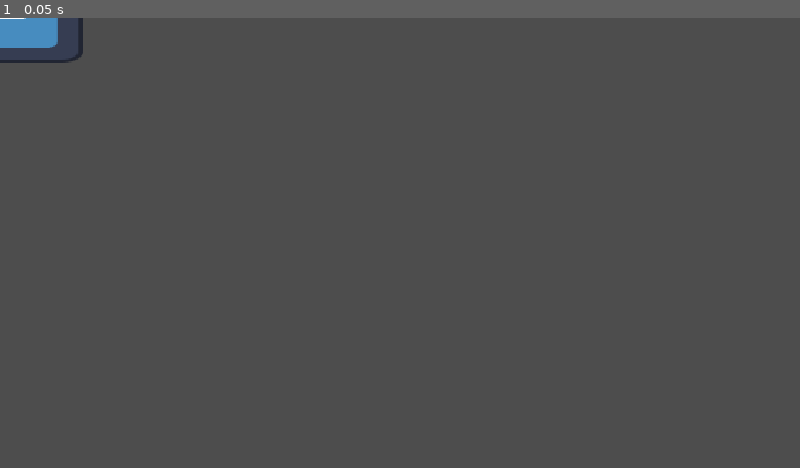
Above: before the commit, frame 1.
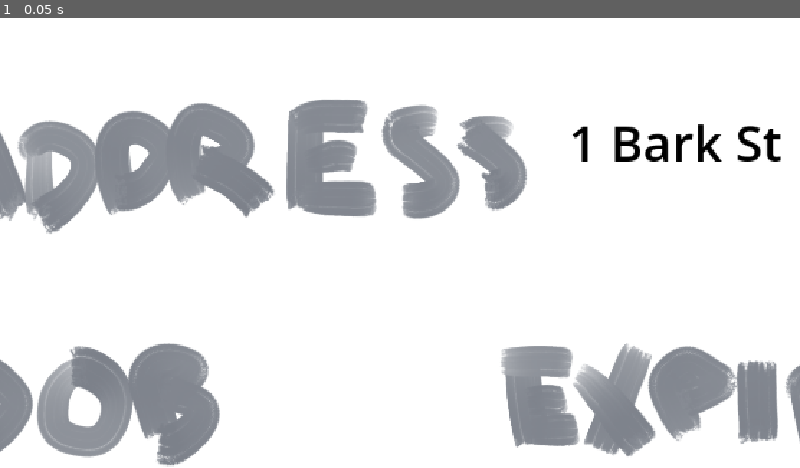
Above: after the commit, the same moment.

Repository: benjamin051000/ruff-night-out
Game: Godot game, scene res://src/minigames/id_check.tscn
Same seed, same stepped clock (60 frames per second), same inputs: the game is played once before the commit and once after it. This scene is started directly instead of the project's main scene. The engine's default icon, where the game draws it, is replaced by a stand-in: a white triangle on a blue panel in a dark square.
Inputs:
- Up to frame 1 (0.05 s): no input

The runs differ from the first frame. In frame 1, 100% of the frame differs, in the area x 0-100%, y 0-100%.

Commit message:
Add ID texture & new labels
Signed-off-by: Benjamin Wheeler <benjaminwheeler0510@gmail.com>

Diff:
--- a/src/minigames/id_check.tscn
+++ b/src/minigames/id_check.tscn
@@ -1,24 +1,45 @@
 [gd_scene format=3 uid="uid://cp8ahl3obc3ay"]
 
-[ext_resource type="Texture2D" uid="uid://cpivaro1u3vas" path="res://icon.svg" id="1_osh8r"]
+[ext_resource type="Texture2D" uid="uid://huxoag0sas6w" path="res://assets/placeholder_licence.png" id="1_osh8r"]
 
 [node name="IdCheck" type="Node2D" unique_id=315101865]
 
 [node name="Sprite2D" type="Sprite2D" parent="." unique_id=1859393844]
 position = Vector2(-3.8146973e-06, 0)
-scale = Vector2(1.8750001, 1)
 texture = ExtResource("1_osh8r")
 
 [node name="Name" type="Label" parent="." unique_id=1043591681]
-offset_left = -100.0
-offset_top = -57.0
-offset_right = -21.0
-offset_bottom = -29.0
+offset_left = 605.0
+offset_top = -194.0
+offset_right = 1395.0
+offset_bottom = -48.0
+theme_override_colors/font_color = Color(0, 0, 0, 1)
+theme_override_font_sizes/font_size = 72
 text = "Mr Woofington"
 
-[node name="Age" type="Label" parent="." unique_id=1003108054]
-offset_left = -101.0
-offset_top = -34.0
-offset_right = 16.0
-offset_bottom = -6.0
-text = "7 Years old"
+[node name="Address" type="Label" parent="." unique_id=1811364277]
+offset_left = 819.0
+offset_top = 130.0
+offset_right = 1609.0
+offset_bottom = 276.0
+theme_override_colors/font_color = Color(0, 0, 0, 1)
+theme_override_font_sizes/font_size = 72
+text = "1 Bark St"
+
+[node name="DoB" type="Label" parent="." unique_id=1958346582]
+offset_left = -133.0
+offset_top = 672.0
+offset_right = 657.0
+offset_bottom = 818.0
+theme_override_colors/font_color = Color(0, 0, 0, 1)
+theme_override_font_sizes/font_size = 72
+text = "Jan 1 1970"
+
+[node name="Expires" type="Label" parent="." unique_id=1971501610]
+offset_left = 768.0
+offset_top = 662.0
+offset_right = 1558.0
+offset_bottom = 808.0
+theme_override_colors/font_color = Color(0, 0, 0, 1)
+theme_override_font_sizes/font_size = 72
+text = "Jan 1 1970"
Binary file added: assets/placeholder_licence.png
Not shown, added: assets/placeholder_licence.png.import
